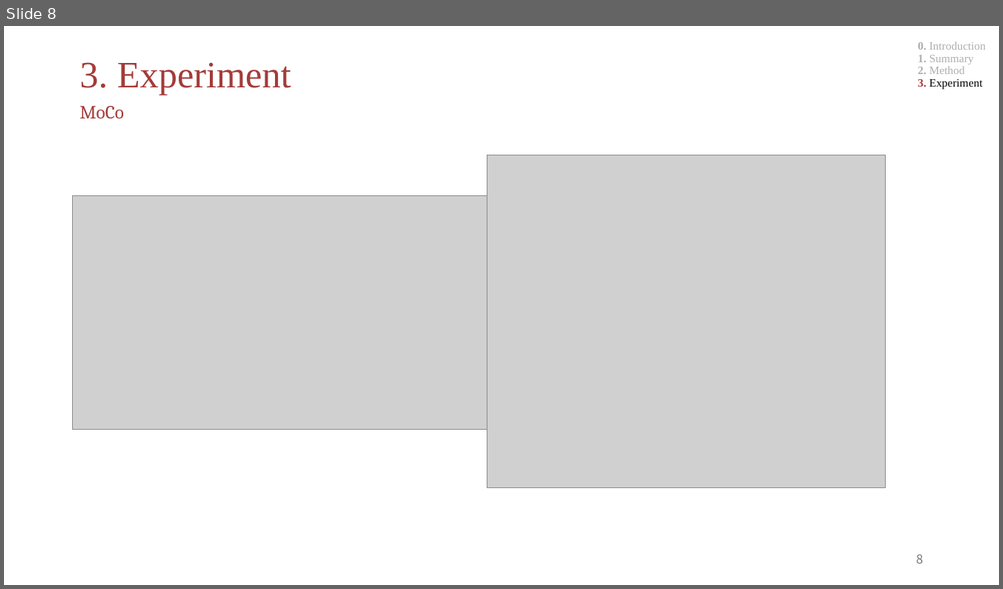
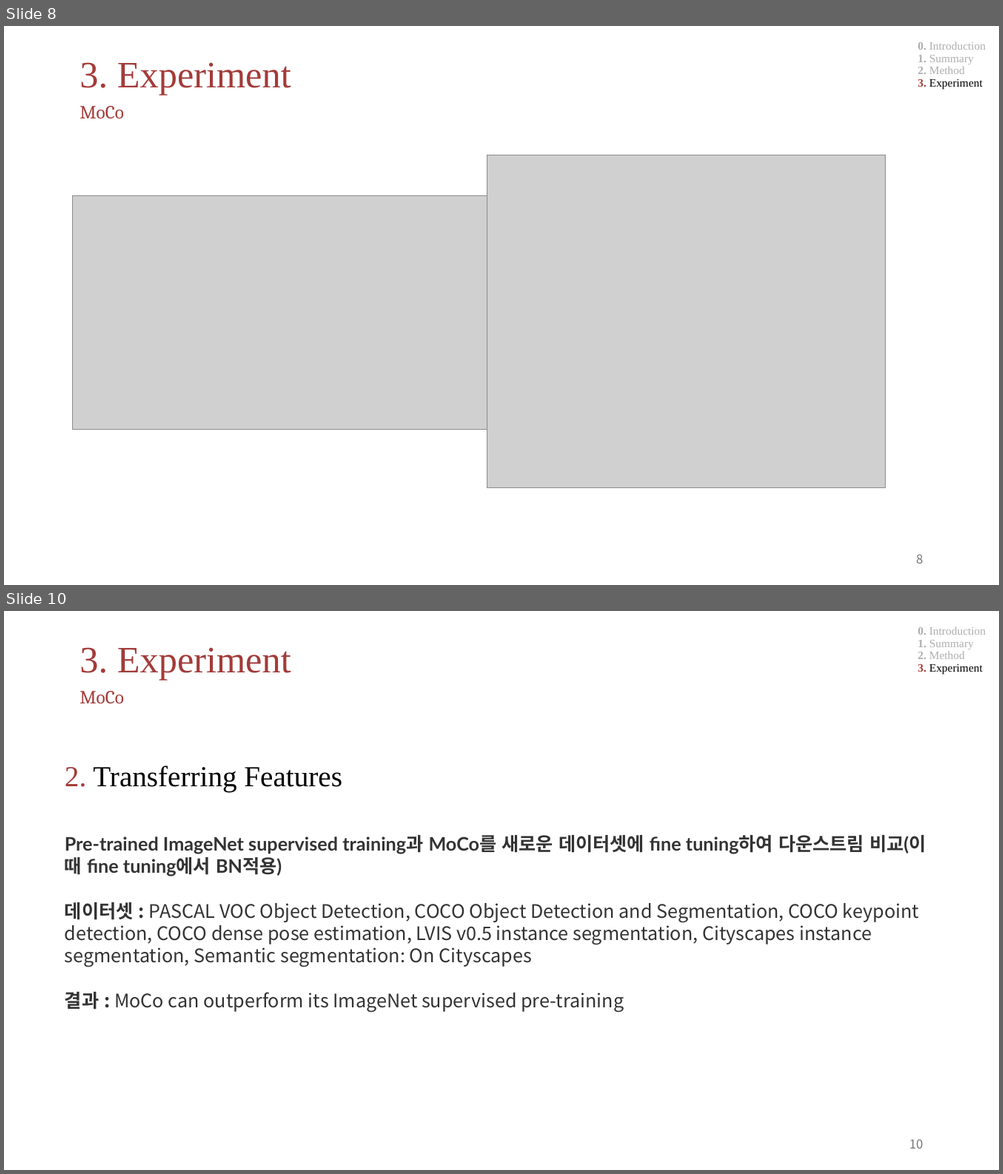
Before and after one commit to tokyustay/AI-paper-review, a slide deck: moco/moco.pptx. Shown one above the other, each under a label of ours: slide 8 before the commit, slides 8 and 10 after it; the slides between them are not shown. The pictures are 1003x589 and 1003x1174 pixels, drawn with LibreOffice and Linux fonts; fonts in the diff are those of the drawing; grey boxes stand for pictures. Boxes give left, top, right and bottom in pixels: in the first picture for what was removed or moved away, otherwise in the second. Text is boxed around its words. In the diff, an @@ line names an element or a change of style, - is before the commit and + after.

Commit message:
revise

```diff
--- a/moco/moco.pptx
+++ b/moco/moco.pptx
@@ slide 10 added at (4,611,999,1170), background #FFFFFF @@
@@ text added at (917,627,985,675), 11 pt, text #AEAEAE @@
+0. Introduction
+1. Summary
+2. Method
+3. Experiment
@@ title added at (79,647,291,681), 36 pt, text #A33B39 @@
+3. Experiment
@@ text added at (79,691,124,703), 18 pt, text #A33B39 @@
+MoCo
@@ text added at (65,766,342,792), 28 pt, text #000000 @@
+2. Transferring Features
@@ text added at (65,835,925,1012), 18 pt, text #333333 @@
+Pre-trained ImageNet supervised training과 MoCo를 새로운 데이터셋에 fine tuning하여 다운스트림 비교(이 때 fine tuning에서 BN적용)
+데이터셋 : PASCAL VOC Object Detection, COCO Object Detection and Segmentation, COCO keypoint detection, COCO dense pose estimation, LVIS v0.5 instance segmentation, Cityscapes instance segmentation, Semantic segmentation: On Cityscapes
+결과 : MoCo can outperform its ImageNet supervised pre-training
@@ page number added at (909,1139,923,1149), 12 pt, text #797979 @@
+10
```
Also in this commit, not shown: 1 other slide added.
